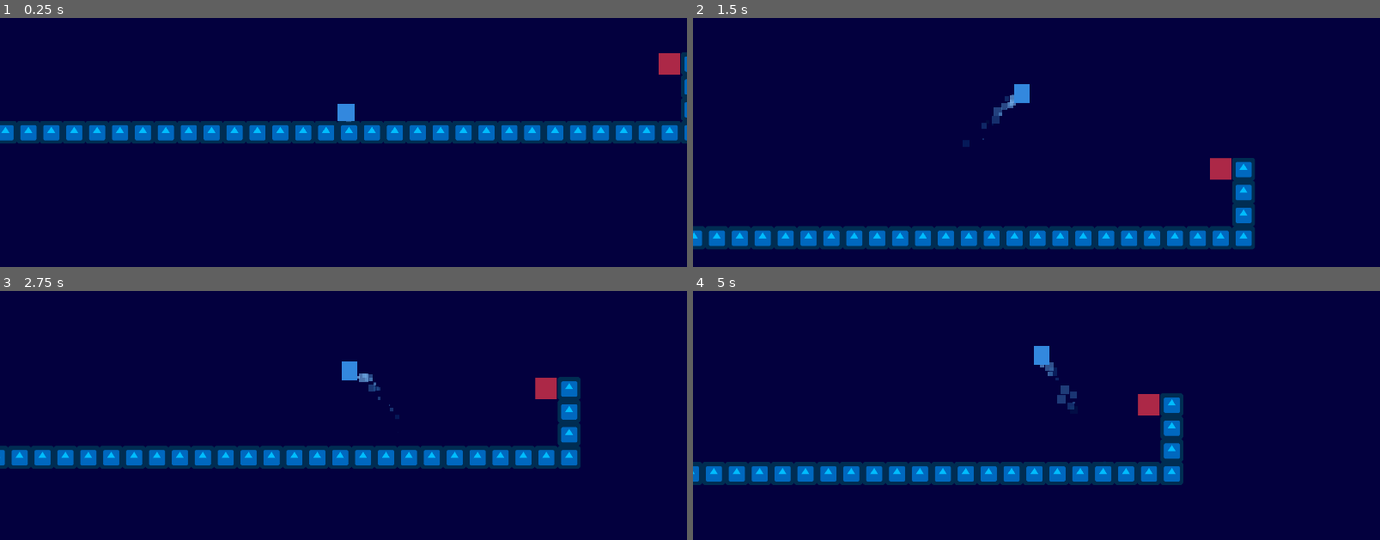
Above: before the commit, frames 1-4 (two rows, left to right).
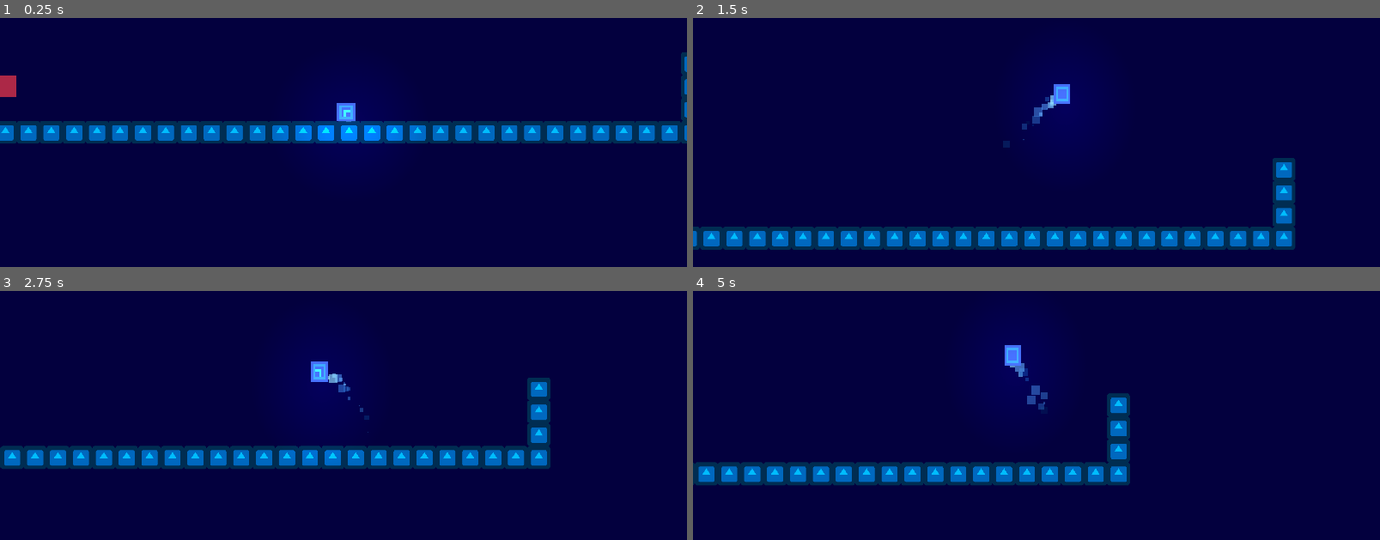
Above: after the commit, the same moments.

Repository: Iaaz-45/AA
Game: Godot game, scene res://scenes/world.tscn
Same seed, same stepped clock (60 frames per second), same inputs: the game is played once before the commit and once after it. The engine's default icon, where the game draws it, is replaced by a stand-in: a white triangle on a blue panel in a dark square.
Inputs:
- Up to frame 1 (0.25 s): no input
- Up to frame 2 (1.5 s): hold D (move_right) from 0.53 s (still down); tap S (fast_fall) at 0.6 s; tap Space (jump) at 0.77, 0.8, 1.07, 1.35 s
- Up to frame 3 (2.75 s): tap Space (jump) at 1.52, 1.82, 2.3 s; tap S (fast_fall) at 1.55, 2.1 s; release D (move_right) at 2.03 s; hold A (move_left) from 2.03 s (still down)
- Up to frame 4 (5 s): release A (move_left) at 2.78 s; hold D (move_right) 2.78-4.28 s; tap S (fast_fall) at 2.85, 4.35 s; tap Space (jump) at 3.02, 3.32, 3.6, 3.77, 4.07, 4.52, 4.82 s; hold A (move_left) from 4.28 s (still down)

The runs differ from the first frame. In frame 1, 2.0% of the frame differs, in the area x 0-100%, y 14-51%; in frame 2, 7.8%, in the area x 0-88%, y 26-94%; in frame 3, 7.1%; in frame 4, 7.0%.

Commit message:
polish and player sprite

Diff:
--- a/Aerial Ascent/player.gd
+++ b/Aerial Ascent/player.gd
@@ -12,6 +12,9 @@
 @onready var camera = $Camera2D
 var max_jumps = 2  # Number of jumps allowed
 var jump_scale = false
+
+func _ready():
+	$AnimatedSprite2D.play("default")
 
 func _physics_process(delta):
 	velocity.y += gravity * delta
@@ -31,9 +34,11 @@
 		velocity.x = lerp(velocity.x, dir * speed, acceleration * delta)
 		scale = lerp(scale, Vector2(0.9, 0.7), scale_speed * delta)
 		if dir > 0:
-			camera.offset.x = lerp(camera.offset.x, 125.0, 2.5 * delta)
+#			camera.offset.x = lerp(camera.offset.x, 125.0, 2.5 * delta)
+			$AnimatedSprite2D.flip_h = false
 		elif dir < 0:
-			camera.offset.x = lerp(camera.offset.x, -125.0, 2.5 * delta)
+#			camera.offset.x = lerp(camera.offset.x, -125.0, 2.5 * delta)
+			$AnimatedSprite2D.flip_h = true
 	else:
 		velocity.x = lerp(velocity.x, 0.0, friction * delta)
 		scale = lerp(scale, Vector2(0.8, 0.8), scale_speed * delta)
@@ -45,6 +50,8 @@
 
 	if Input.is_action_just_pressed("jump") and max_jumps > 0:
 		velocity.y = jump_speed
+		if velocity.y < 0:
+			$AnimationPlayer.play("camera_shake")
 		jump_scale = true
 		max_jumps -= 1
 
@@ -60,10 +67,12 @@
 	if fast_fall_enabled:
 		# Apply faster fall speed if the fast fall button is pressed
 		velocity.y += fast_fall_speed * delta
+		$AnimationPlayer.play("camera_shake")
 		scale = lerp(scale, Vector2(0.5, 1.2), 50 * delta)
 
 func particle_emit():
-	if velocity.x or velocity.y != 0:
+	if velocity != Vector2.ZERO:
 		particles.emitting = true
+		print("true")
 	else:
 		particles.emitting = false
--- a/Aerial Ascent/project.godot
+++ b/Aerial Ascent/project.godot
@@ -51,4 +51,5 @@
 
 [rendering]
 
+textures/canvas_textures/default_texture_filter=0
 environment/defaults/default_environment="res://default_env.tres"
--- a/Aerial Ascent/scenes/player.tscn
+++ b/Aerial Ascent/scenes/player.tscn
@@ -1,7 +1,8 @@
-[gd_scene load_steps=7 format=3 uid="uid://eomy1mrhwxdk"]
+[gd_scene load_steps=17 format=3 uid="uid://eomy1mrhwxdk"]
 
 [ext_resource type="Script" path="res://player.gd" id="2"]
-[ext_resource type="Texture2D" uid="uid://c1a73hinlsww6" path="res://sprites/icon_player.png" id="2_51xum"]
+[ext_resource type="Texture2D" uid="uid://ms55rmgtqhm5" path="res://sprites/player_spritesheet.png" id="2_4kwkn"]
+[ext_resource type="Texture2D" uid="uid://b678povykvn0y" path="res://sprites/light.png" id="3_55p0d"]
 
 [sub_resource type="RectangleShape2D" id="1"]
 size = Vector2(60, 60)
@@ -28,6 +29,87 @@
 color_ramp = SubResource("GradientTexture1D_at7ej")
 collision_use_scale = true
 
+[sub_resource type="AtlasTexture" id="AtlasTexture_7a3rf"]
+atlas = ExtResource("2_4kwkn")
+region = Rect2(0, 0, 8, 8)
+
+[sub_resource type="AtlasTexture" id="AtlasTexture_lhhih"]
+atlas = ExtResource("2_4kwkn")
+region = Rect2(8, 0, 8, 8)
+
+[sub_resource type="AtlasTexture" id="AtlasTexture_osvsp"]
+atlas = ExtResource("2_4kwkn")
+region = Rect2(0, 8, 8, 8)
+
+[sub_resource type="AtlasTexture" id="AtlasTexture_o435f"]
+atlas = ExtResource("2_4kwkn")
+region = Rect2(8, 8, 8, 8)
+
+[sub_resource type="AtlasTexture" id="AtlasTexture_l26q8"]
+atlas = ExtResource("2_4kwkn")
+region = Rect2(0, 16, 8, 8)
+
+[sub_resource type="SpriteFrames" id="SpriteFrames_er8jl"]
+animations = [{
+"frames": [{
+"duration": 1.0,
+"texture": SubResource("AtlasTexture_7a3rf")
+}, {
+"duration": 1.0,
+"texture": SubResource("AtlasTexture_lhhih")
+}, {
+"duration": 1.0,
+"texture": SubResource("AtlasTexture_osvsp")
+}, {
+"duration": 1.0,
+"texture": SubResource("AtlasTexture_o435f")
+}, {
+"duration": 1.0,
+"texture": SubResource("AtlasTexture_l26q8")
+}],
+"loop": true,
+"name": &"default",
+"speed": 5.0
+}]
+
+[sub_resource type="Animation" id="Animation_wlwy7"]
+resource_name = "camera_shake"
+length = 0.1
+step = 0.01
+tracks/0/type = "value"
+tracks/0/imported = false
+tracks/0/enabled = true
+tracks/0/path = NodePath("Camera2D:offset")
+tracks/0/interp = 1
+tracks/0/loop_wrap = true
+tracks/0/keys = {
+"times": PackedFloat32Array(0, 0.02, 0.04, 0.06, 0.08, 0.1),
+"transitions": PackedFloat32Array(1, 1, 1, 1, 1, 1),
+"update": 0,
+"values": [Vector2(4, -96), Vector2(2, -102), Vector2(-2, -98), Vector2(0, -98), Vector2(-1, -100), Vector2(1, -101)]
+}
+
+[sub_resource type="Animation" id="Animation_qh0j5"]
+length = 0.001
+tracks/0/type = "value"
+tracks/0/imported = false
+tracks/0/enabled = true
+tracks/0/path = NodePath("Camera2D:offset")
+tracks/0/interp = 1
+tracks/0/loop_wrap = true
+tracks/0/keys = {
+"times": PackedFloat32Array(0),
+"transitions": PackedFloat32Array(1),
+"update": 0,
+"values": [Vector2(0, -100)]
+}
+
+[sub_resource type="AnimationLibrary" id="AnimationLibrary_qi3gd"]
+_data = {
+"RESET": SubResource("Animation_qh0j5"),
+"camera_shake": SubResource("Animation_wlwy7")
+}
+
 [node name="player" type="CharacterBody2D"]
 scale = Vector2(0.8, 0.8)
 script = ExtResource("2")
@@ -37,17 +119,28 @@
 
 [node name="Particles" type="GPUParticles2D" parent="."]
 position = Vector2(0, 16.25)
-scale = Vector2(1, 1)
 amount = 40
 process_material = SubResource("ParticleProcessMaterial_4b61g")
 lifetime = 0.75
 speed_scale = 1.5
 
-[node name="Sprite2D" type="Sprite2D" parent="."]
-scale = Vector2(0.6, 0.6)
-texture = ExtResource("2_51xum")
-
 [node name="Camera2D" type="Camera2D" parent="."]
-visible = false
 offset = Vector2(0, -100)
 position_smoothing_enabled = true
+
+[node name="AnimatedSprite2D" type="AnimatedSprite2D" parent="."]
+scale = Vector2(8, 8)
+sprite_frames = SubResource("SpriteFrames_er8jl")
+speed_scale = 2.0
+
+[node name="PointLight2D" type="PointLight2D" parent="."]
+color = Color(0.619608, 0.658824, 1, 1)
+energy = 0.5
+shadow_enabled = true
+texture = ExtResource("3_55p0d")
+texture_scale = 3.0
+
+[node name="AnimationPlayer" type="AnimationPlayer" parent="."]
+libraries = {
+"": SubResource("AnimationLibrary_qi3gd")
+}
--- a/Aerial Ascent/scenes/world.tscn
+++ b/Aerial Ascent/scenes/world.tscn
@@ -90,5 +90,4 @@
 [node name="player" parent="." instance=ExtResource("2_0ps63")]
 
 [node name="Wall_enemy" parent="." instance=ExtResource("3_ikdda")]
-position = Vector2(928, -160)
-rotate = 180
+position = Vector2(-928, -96)
--- a/Aerial Ascent/wall_enemy.gd
+++ b/Aerial Ascent/wall_enemy.gd
@@ -14,10 +14,10 @@
 
 	bullet.position.x = 48
 	if rotation_d == 0:
-		bullet.velocity.x = -speed
+		bullet.velocity.x = speed
 	elif rotation_d == 90:
 		bullet.velocity.y = speed
 	elif rotation_d == -90:
-		bullet.velocity.y = speed
+		bullet.velocity.y = -speed
 	elif rotation_d == 180:
 		bullet.velocity.x = -speed
Binary file added: Aerial Ascent/sprites/light.png
Not shown, added: Aerial Ascent/sprites/light.png.import
Binary file added: Aerial Ascent/sprites/player_sprite.png
Not shown, added: Aerial Ascent/sprites/player_sprite.png.import
Binary file added: Aerial Ascent/sprites/player_spritesheet.png
Not shown, added: Aerial Ascent/sprites/player_spritesheet.png.import
